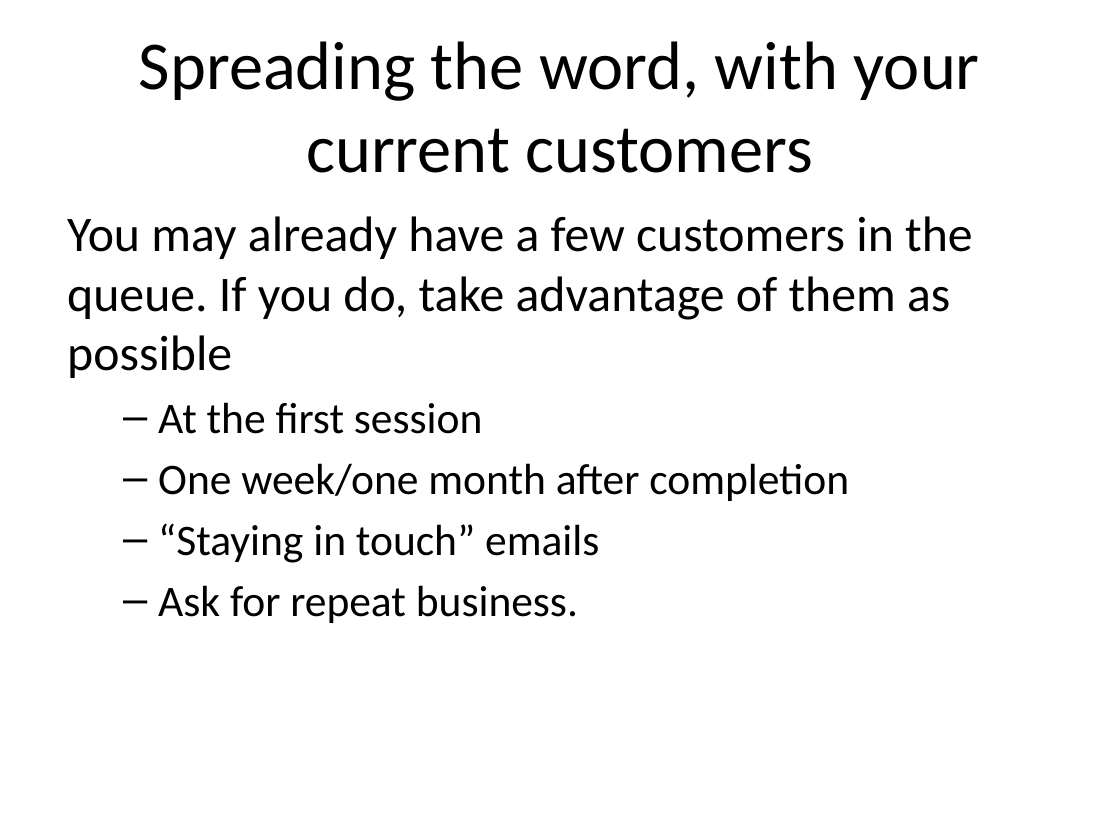
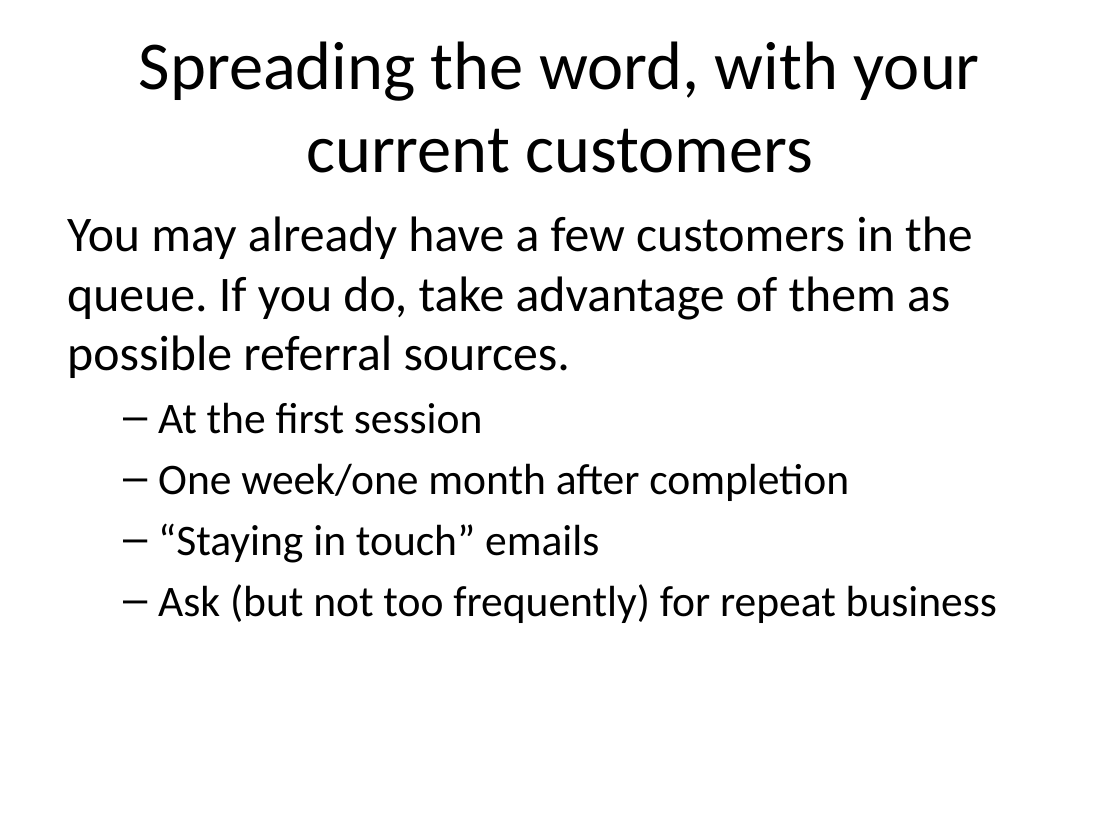
Before and after one commit to pmean/finding-customers, a slide deck: slide 8 of finding-customers.pptx. Drawn at 1120x840 pixels with LibreOffice and Linux fonts; fonts in the diff are those of the drawing. Boxes give left, top, right and bottom in pixels: in the first picture for what was removed or moved away, otherwise in the second. Text is boxed around its words. In the diff, an @@ line names an element or a change of style, - is before the commit and + after.

```diff
--- a/finding-customers.pptx
+++ b/finding-customers.pptx
@@ text at <box>67,216,973,378</box>: text changed @@
-You may already have a few customers in the queue. If you do, take advantage of them as possible
+You may already have a few customers in the queue. If you do, take advantage of them as possible referral sources.
@@ text at <box>158,584,997,623</box>: text changed @@
-  – Ask for repeat business.
+  – Ask (but not too frequently) for repeat business
```
Also in this commit, not shown: 8 other slides changed, 9 slides added, 1 other file.
